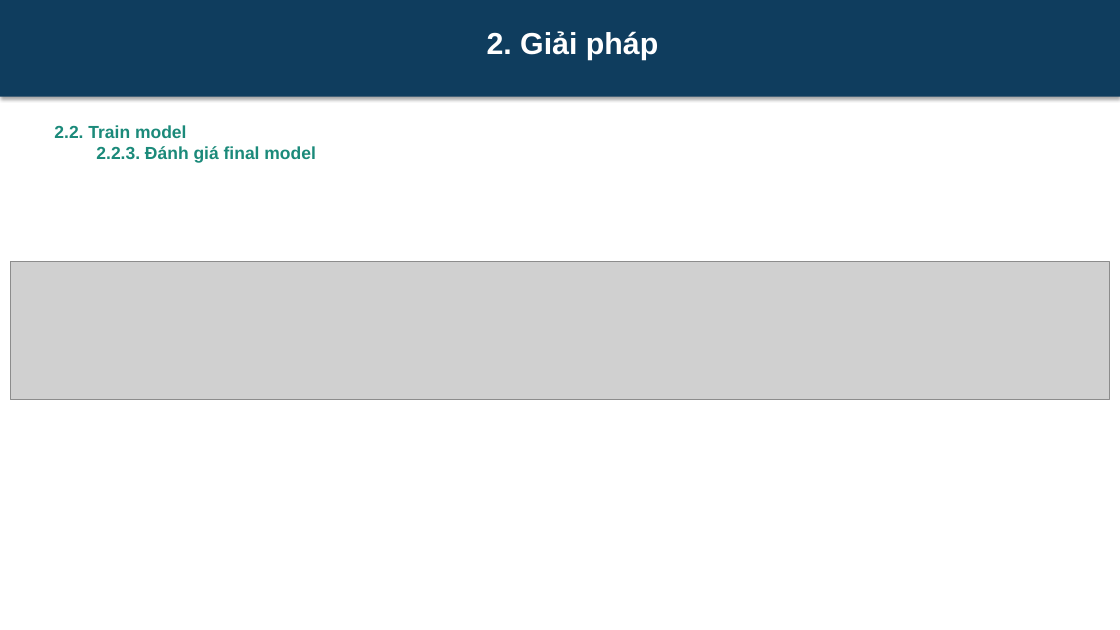
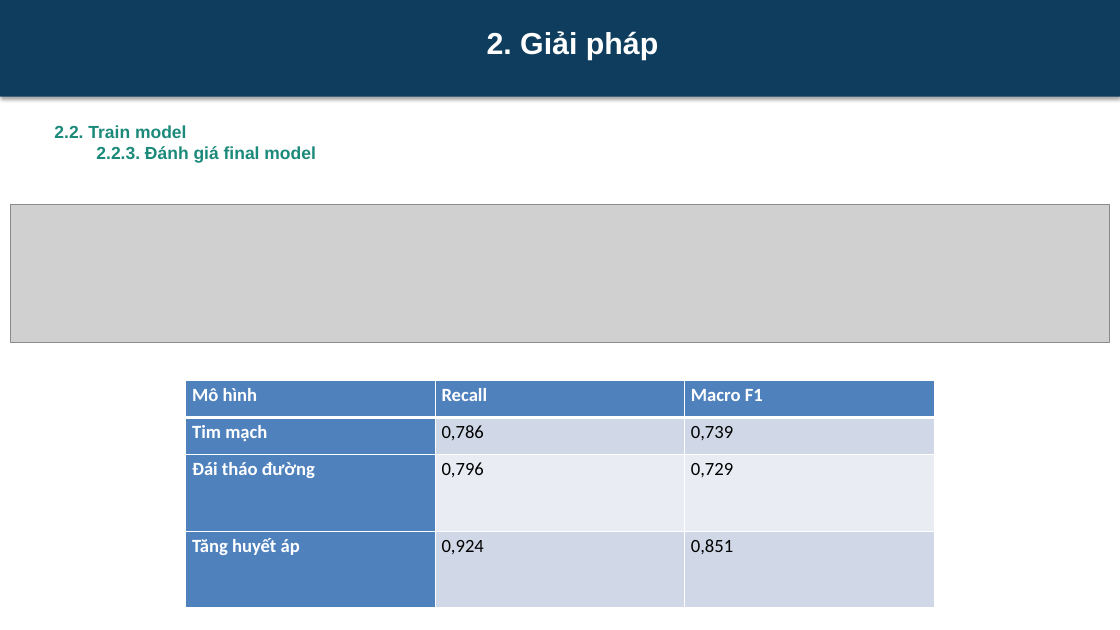
Before and after one commit to DongTrieu0310/AI_HealthCareAssitant, a slide deck: slide 10 of docs/Slide.pptx. Drawn at 1120x630 pixels with LibreOffice and Linux fonts; fonts in the diff are those of the drawing; grey boxes stand for pictures. Boxes give left, top, right and bottom in pixels: in the first picture for what was removed or moved away, otherwise in the second. Text is boxed around its words. In the diff, an @@ line names an element or a change of style, - is before the commit and + after.

```diff
--- a/docs/Slide.pptx
+++ b/docs/Slide.pptx
@@ picture: place and size @@
-picture at [10,262,1109,400]
+picture at [10,205,1109,343]
@@ table added at [186,381,934,608], 4 rows, 3 columns @@
+Mô hình | Recall | Macro F1
+Tim mạch | 0,786 | 0,739
+Đái tháo đường | 0,796 | 0,729
+Tăng huyết áp | 0,924 | 0,851
```
Also in this commit, not shown: 1 other slide changed, 1 other file.
